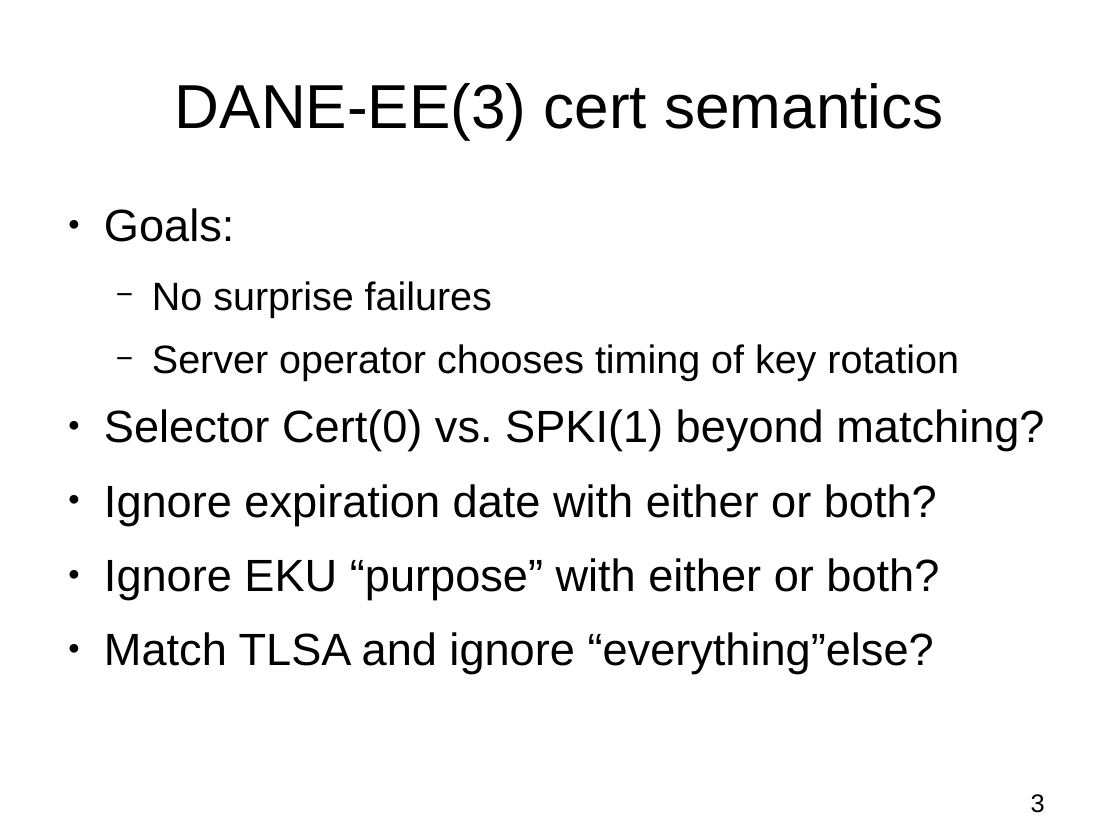
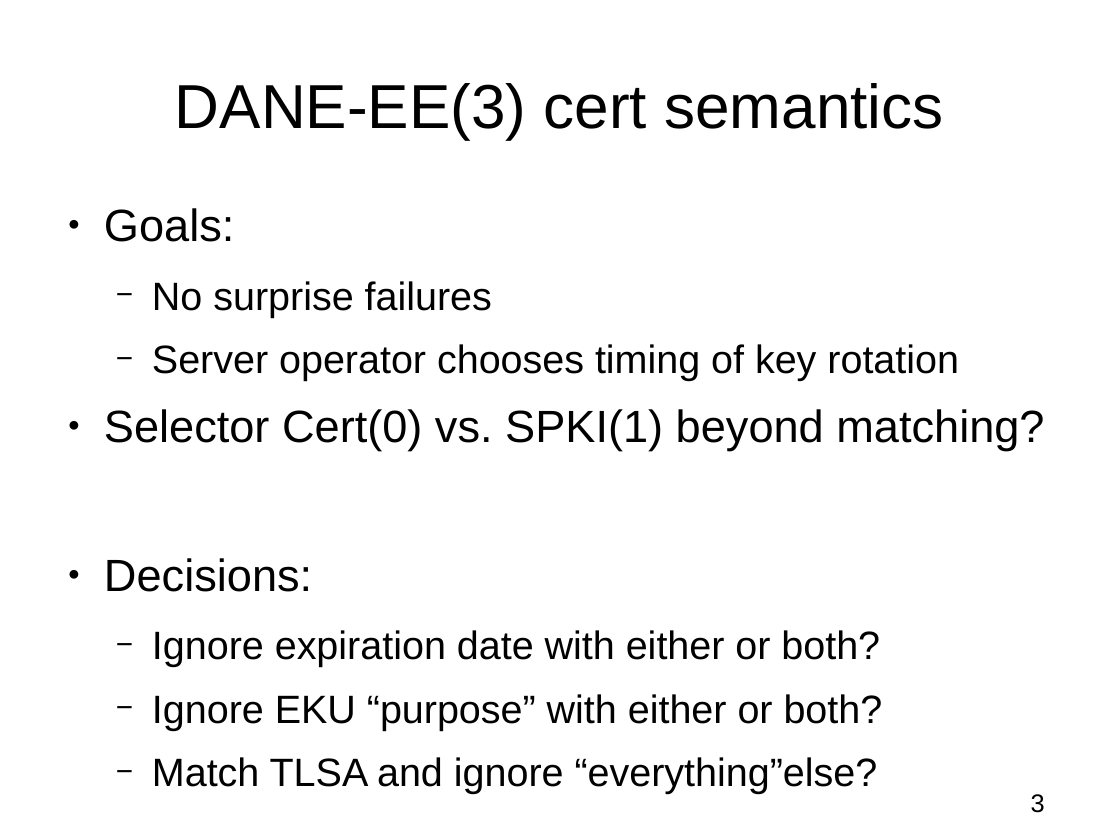
Before and after one commit to vdukhovni/ietf, a slide deck: slide 3 of DANE-SMTP.odp. Drawn at 1120x840 pixels with LibreOffice and Linux fonts; fonts in the diff are those of the drawing. Boxes give left, top, right and bottom in pixels: in the first picture for what was removed or moved away, otherwise in the second. Text is boxed around its words. In the diff, an @@ line names an element or a change of style, - is before the commit and + after.

```diff
--- a/DANE-SMTP.odp
+++ b/DANE-SMTP.odp
@@ text at (104,558,312,592): paragraph added @@
+● Decisions:
@@ text at (152,630,883,794): size 32 to 28 pt in "Ignore expiration date with either or both?", "Ignore EKU “purpose” with either or both?", "Match TLSA and ignore “everything”else?"; bullet ● to −; list level 1 to 2 in "Ignore expiration date with either ..."; list level 1 to 2 in "Ignore EKU “purpose” with either ..."; list level 1 to 2 in "Match TLSA and ignore “everything”else?" @@
```
Also in this commit, not shown: 2 other slides changed.
